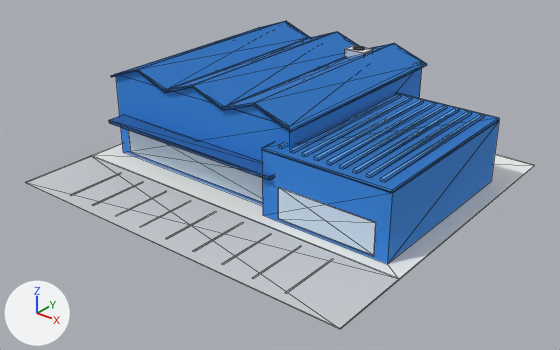
An edit to the glTF model public/models/store.glb, drawn before and after from the same camera.
Both versions are drawn from a 50 mm lens placed at (34.8, -44.3, 27.2), pointed at (0.7, -1.6, 0.7). Every picture has the same lights, and +X, +Y and +Z are marked at lower left. The older version comes first. Mesh edges are drawn as thin lines.

Names of what the first picture shows: 'store'.
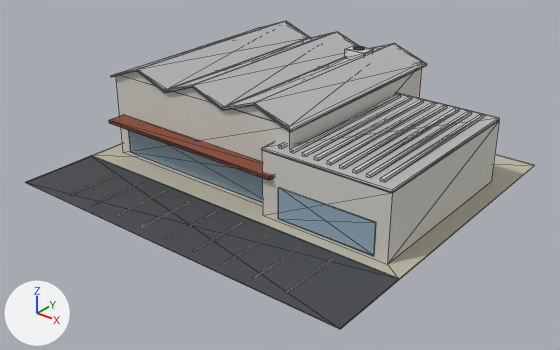
Location of each change, [x1, y1, x2, y2] in pixels of the pictures (560 x 350 px):
'store', recoloured: [26, 21, 535, 329] in both

The change, as a list of edits to the scene's bpy script:
```text
Change mat_asphalt:
    mat_asphalt.base_color: (0.584, 0.604, 0.631) -> (0.0595, 0.0648, 0.0742)  # light grey #c9ccd0 -> dark grey #45484d
Change mat_pad:
    mat_pad.base_color: (0.855, 0.871, 0.855) -> (0.509, 0.479, 0.381)  # white #eef0ee -> grey #bdb8a6
Change mat_com_wall:
    mat_com_wall.base_color: (0.0284, 0.238, 0.745) -> (0.658, 0.644, 0.591)  # blue #2f86e0 -> light grey #d4d2ca
Change mat_com_roof:
    mat_com_roof.base_color: (0.0168, 0.171, 0.552) -> (0.468, 0.479, 0.479)  # blue #2373c4 -> grey #b6b8b8
Change mat_com_glass:
    mat_com_glass.base_color: (0.624, 0.776, 0.93) -> (0.292, 0.413, 0.509)  # blue #cfe4f7 -> greyish blue #93acbd
Change mat_com_canopy:
    mat_com_canopy.base_color: (0.0116, 0.117, 0.392) -> (0.254, 0.0685, 0.0369)  # blue #1c60a8 -> brown #8a4a36
Change mat_com_rib:
    mat_com_rib.base_color: (0.0782, 0.342, 0.815) -> (0.591, 0.604, 0.597)  # blue #4f9ee9 -> light grey #cacccb
```
